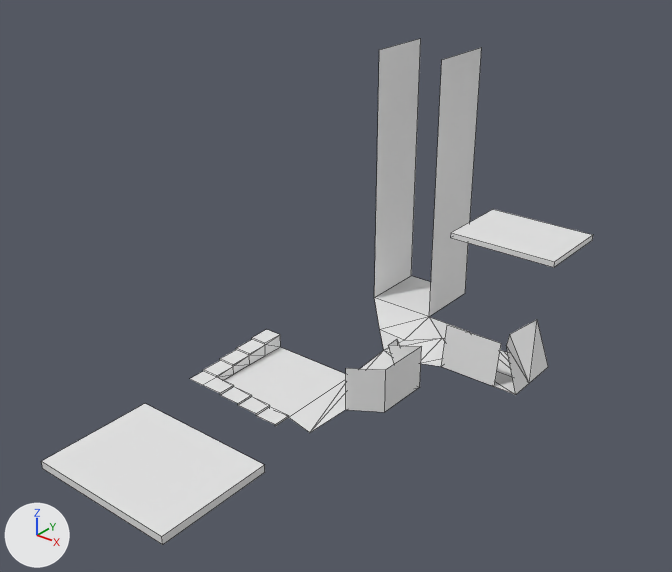
What one commit did to the Blender file Zeldo/Content/Meshes/Demo.blend.
Rendered twice from a camera (50 mm lens) standing at (52.1, -77.6, 52.0) and looking at (3.2, -16.5, 14.1). The lights are fixed; the arrows at lower left show +X, +Y and +Z. Mesh edges are drawn as thin lines.
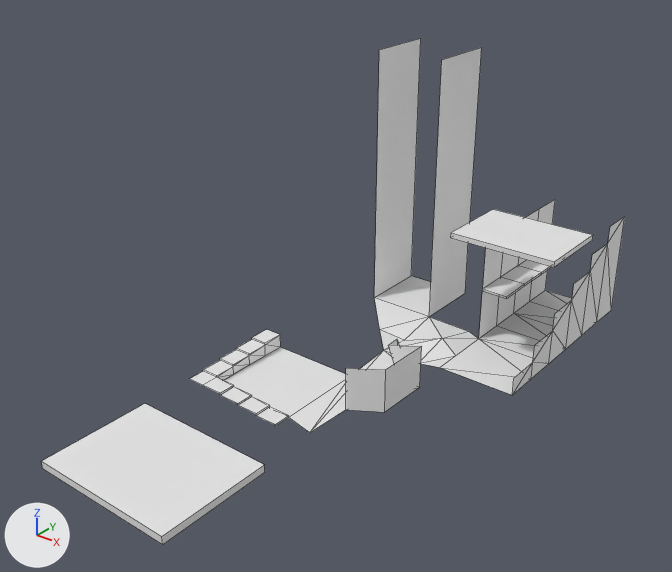
Where the change shows, as pixel boxes (x1, y1, x2, y2) in the pictures (672 x 572 px):
```json
{"object": "Plane", "change": "reshaped", "before": [41, 38, 593, 545], "after": [41, 38, 625, 545]}
{"part": 1, "of": "me_plane", "change": "built on", "before": [421, 320, 548, 395], "after": [421, 200, 625, 395]}
```

Scene script edits in JSON lines:
```json
{"block": "me_plane", "where": "# used by ob_plane; location = (0.0, 0.0, 0.0)"}
{"op": "remove", "block": "me_plane", "code": "me_plane.from_pydata(...)  # 100 vertices, 90 faces; spans x -12.0..18.4, y -51.3..13.0, z 0.0..31.0"}
{"op": "add", "block": "me_plane", "code": "me_plane.from_pydata(...)  # 137 vertices, 132 faces; spans x -12.0..18.4, y -51.3..20.0, z 0.0..31.0"}
{"block": "me_plane", "change": "me_plane part 1"}
{"block": "me_plane", "change": "12 vertices are removed from x 7.3..16.3, y -3.7..3.3, z 1.0..6.3"}
{"block": "me_plane", "change": "14 faces are deleted"}
{"block": "me_plane", "change": "1 vertex moves from x 7.3, y -3.7, z 1.0 to x 7.3, y -4.0, z 1.0"}
{"block": "me_plane", "change": "15 vertices are added at x 7.3..16.0, y -4.0..20.0, z 1.0..13.0"}
{"block": "me_plane", "change": "13 new vertices lie (0.0, 4.0, 0.0) away from vertices in x 7.3..16.0, y -4.0..16.0, z 1.0..13.0"}
{"block": "me_plane", "change": "7 new vertices lie (0.0, 4.0, 0.0) away from vertices in x 7.3..16.0, y 0.0..8.0, z 1.0..13.0"}
{"block": "me_plane", "change": "7 new vertices lie (0.0, 4.0, 0.0) away from vertices in x 7.3..16.0, y 4.0..12.0, z 1.0..13.0"}
{"block": "me_plane", "change": "7 new vertices lie (0.0, 4.0, 0.0) away from vertices in x 7.3..16.0, y 8.0..16.0, z 1.0..13.0"}
{"block": "me_plane", "change": "56 new faces join them"}
```
